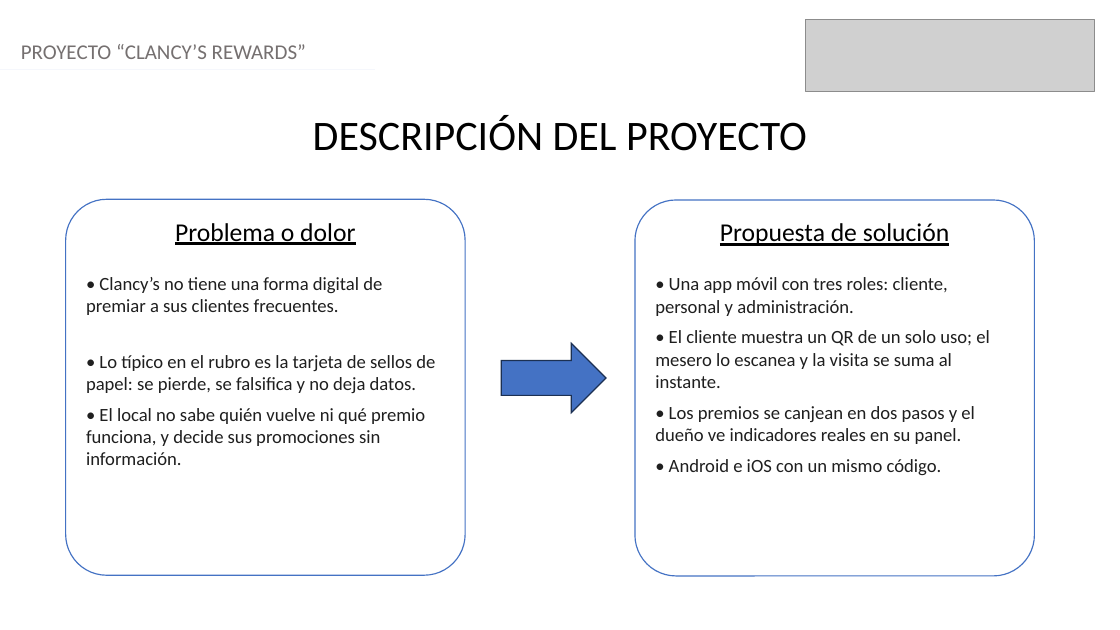
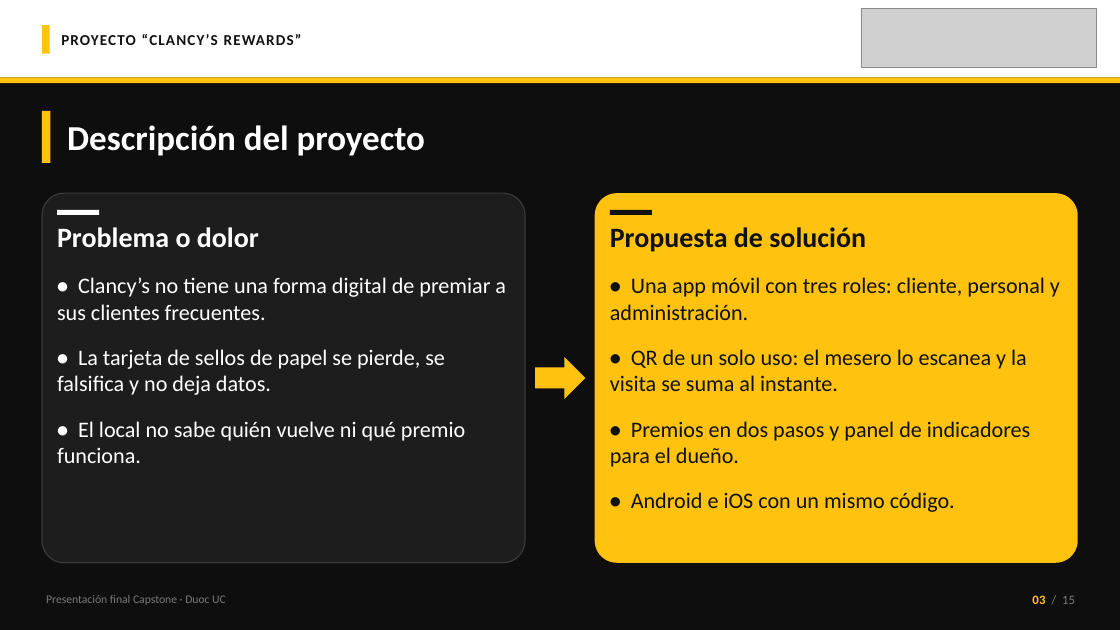
Before and after one commit to 44ndy/clancys-rewards, a slide deck: slide 3 of Fase 3/Evidencias Proyecto/Presentación Final Proyecto.pptx. Drawn at 1120x630 pixels with LibreOffice and Linux fonts; fonts in the diff are those of the drawing; grey boxes stand for pictures. Boxes give left, top, right and bottom in pixels: in the first picture for what was removed or moved away, otherwise in the second. Text is boxed around its words. In the diff, an @@ line names an element or a change of style, - is before the commit and + after.

```diff
--- a/Fase 3/Evidencias Proyecto/Presentación Final Proyecto.pptx
+++ b/Fase 3/Evidencias Proyecto/Presentación Final Proyecto.pptx
@@ background #FFFFFF to #0E0E0E @@
@@ rectangle added at [0, 0, 1120, 77], fill #FFFFFF @@
@@ rectangle added at [42, 25, 50, 54], fill #FFC20E @@
@@ text "PROYECTO “CLANCY’S REWARDS”": place and size @@
-text "PROYECTO “CLANCY’S REWARDS”" at [21, 44, 306, 59]
+text "PROYECTO “CLANCY’S REWARDS”" at [61, 34, 302, 45]
@@ text "PROYECTO “CLANCY’S REWARDS”" at [61, 34, 302, 45]: size 18 to 13 pt, text colour #757070 to #111111, letter spacing 0 to 1 pt, bold on; more space between paragraphs; vertical alignment top to middle @@
@@ picture: place and size @@
-picture at [806, 19, 1095, 92]
+picture at [861, 8, 1096, 67]
@@ rectangle added at [0, 77, 1120, 83], fill #FFC20E @@
@@ rectangle added at [42, 111, 50, 163], fill #FFC20E @@
@@ text "Descripción del proyecto" at [67, 125, 425, 156]: vertical alignment top to middle @@
@@ text at [67, 125, 425, 156]: text changed; size 36 to 30 pt; text colour #000000 to #FFFFFF; bold on @@
-DESCRIPCIÓN DEL PROYECTO
+Descripción del proyecto
@@ rounded rectangle added at [42, 193, 525, 563], fill #1D1D1D, outline #3A3A3A 1 pt @@
@@ rounded rectangle added at [595, 193, 1078, 563], fill #FFC20E @@
@@ rectangle added at [57, 210, 99, 215], fill #FFFFFF @@
@@ text added at [57, 227, 259, 247], 24 pt, text #FFFFFF, bold @@
+Problema o dolor
@@ text at [175, 223, 355, 245]: paragraph removed @@
-Problema o dolor
@@ rectangle added at [610, 210, 652, 215], fill #111111 @@
@@ text added at [610, 227, 866, 252], 24 pt, text #111111, bold @@
+Propuesta de solución
@@ text at [720, 223, 950, 246]: paragraph removed @@
-Propuesta de solución
@@ text "• Clancy’s no tiene una ...": place and size @@
-text "• Clancy’s no tiene una ..." at [66, 199, 465, 576]
+text "• Clancy’s no tiene una ..." at [57, 277, 506, 463]
@@ text "• Clancy’s no tiene una ..." at [57, 277, 506, 463]: fill #FFFFFF to none; outline #4472C4 1 pt to none @@
@@ text "• Una app móvil con ..." at [610, 277, 1060, 512]: fill #FFFFFF to none; outline #4472C4 1 pt to none @@
@@ text "• Una app móvil con ...": place and size @@
-text "• Una app móvil con ..." at [635, 200, 1035, 576]
+text "• Una app móvil con ..." at [610, 277, 1060, 512]
@@ text at [57, 277, 506, 320]: size 16 to 19 pt, text colour #1F1F1F to #FFFFFF in "• Clancy’s no tiene una forma digital ..."; bold on in "•"; more space between paragraphs @@
@@ text at [610, 277, 1060, 512]: size 16 to 19 pt, text colour #1F1F1F to #111111 in "• Una app móvil con tres roles: ...", "• Android e iOS con un mismo ..."; bold on in "•", "•"; more space between paragraphs @@
@@ text at [57, 349, 465, 463]: text changed; size 16 to 19 pt; text colour #1F1F1F to #FFFFFF @@
-• Lo típico en el rubro es la tarjeta de sellos de papel: se pierde, se falsifica y no deja datos.
-• El local no sabe quién vuelve ni qué premio funciona, y decide sus promociones sin información.
+• La tarjeta de sellos de papel se pierde, se falsifica y no deja datos.
+• El local no sabe quién vuelve ni qué premio funciona.
@@ right arrow: place and size @@
-right arrow at [502, 344, 607, 413]
+right arrow at [535, 357, 586, 399]
@@ right arrow at [535, 357, 586, 399]: fill #4472C4 to #FFC20E; outline #1C3052 1 pt to none; proportions changed @@
@@ text at [610, 349, 1030, 467]: text changed; size 16 to 19 pt; text colour #1F1F1F to #111111 @@
-• El cliente muestra un QR de un solo uso; el mesero lo escanea y la visita se suma al instante.
-• Los premios se canjean en dos pasos y el dueño ve indicadores reales en su panel.
+• QR de un solo uso: el mesero lo escanea y la visita se suma al instante.
+• Premios en dos pasos y panel de indicadores para el dueño.
@@ text added at [46, 595, 226, 605], 10 pt, text #7A7A7A @@
+Presentación final Capstone · Duoc UC
@@ text added at [1032, 595, 1075, 604], 11 pt, text #7A7A7A @@
+03 / 15
```
Also in this commit, not shown: 14 other slides changed.
